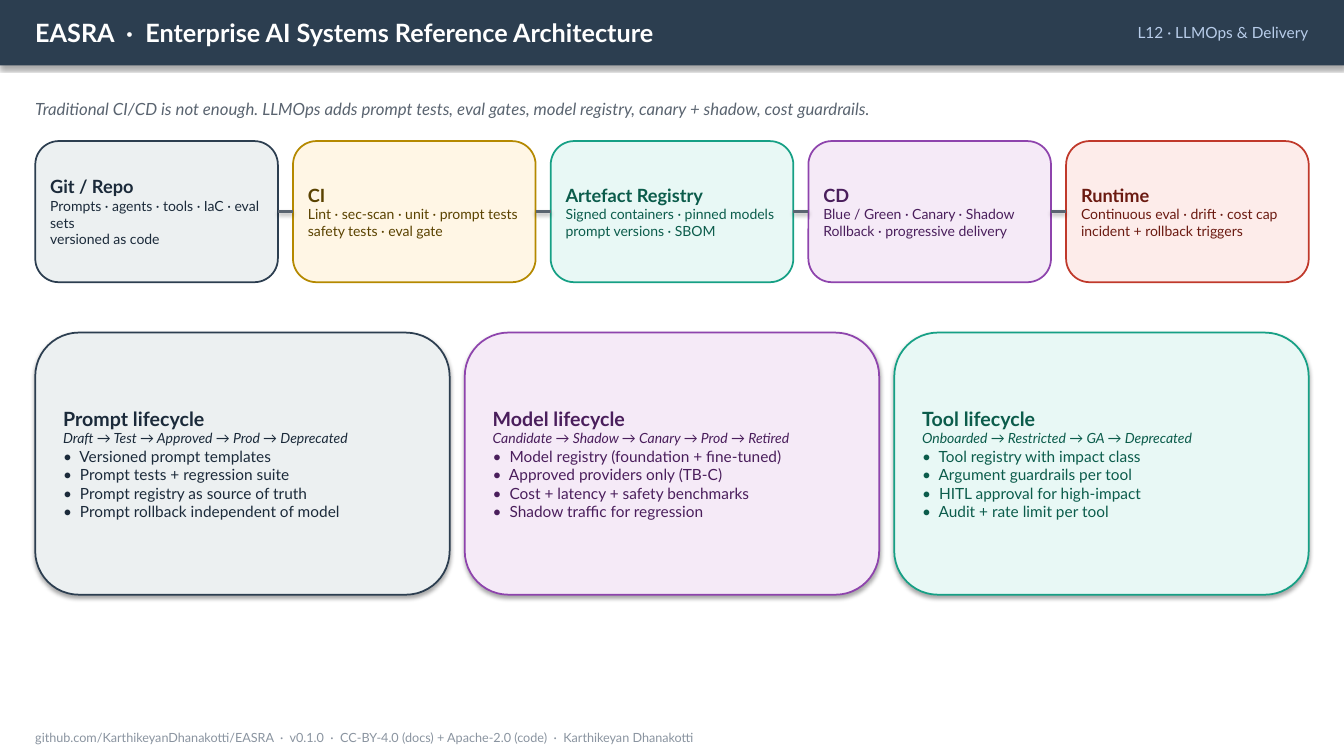
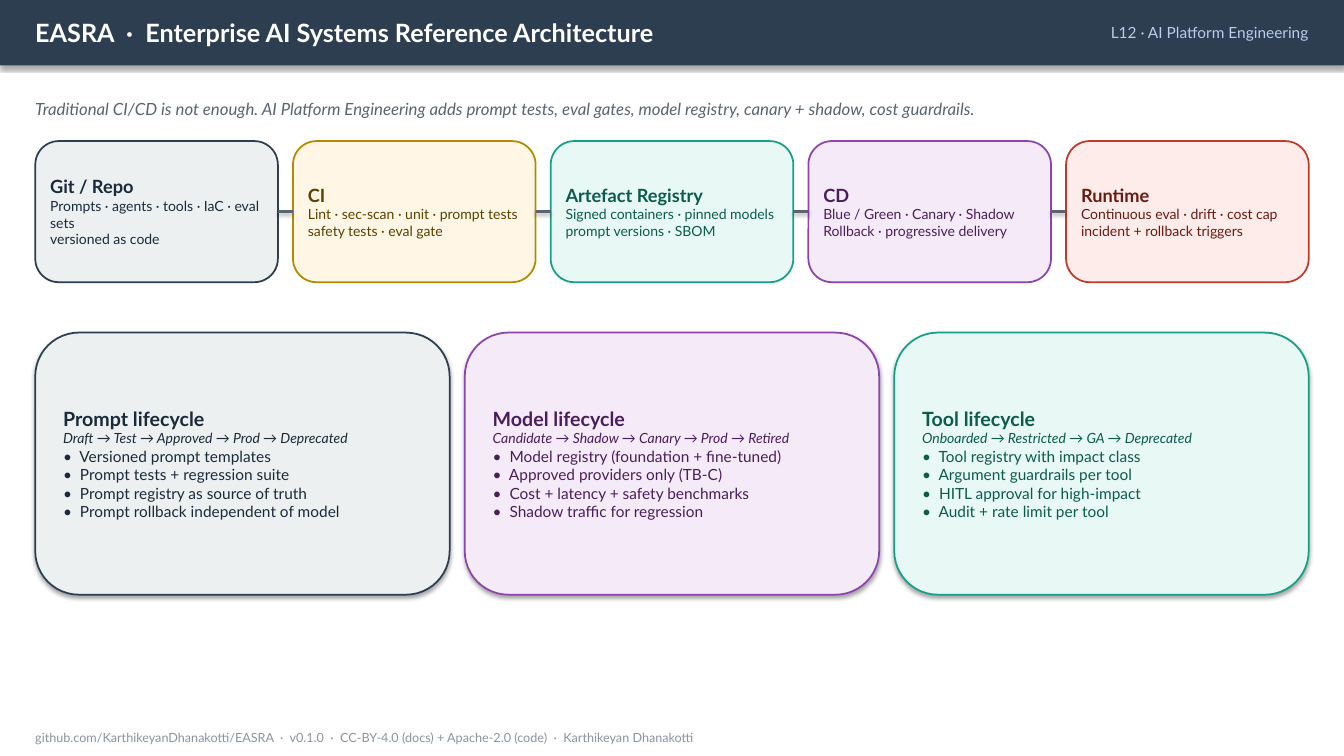
Before and after one commit to KarthikeyanDhanakotti/EASRA, a slide deck: slide 14 of conference/EASRA-LinkedIn-Carousel.pptx. Drawn at 1344x756 pixels with LibreOffice and Linux fonts; fonts in the diff are those of the drawing. Boxes give left, top, right and bottom in pixels: in the first picture for what was removed or moved away, otherwise in the second. Text is boxed around its words. In the diff, an @@ line names an element or a change of style, - is before the commit and + after.

Commit message:
polish(v4): reviewer feedback - 'reference architecture' not 'standard' + L12 renamed to AI Platform Engineering + Bronze/Silver/Gold/Platinum conformance
Reviewer round 3 polish before publish:

- CAROUSEL: drop 'standard' claim (cover badge, hero subtitle, CTA slide). Now reads 'Open Reference Architecture'. Keeps factual 'Standards-aligned' where it means aligned WITH external standards (NIST/ISO/EU AI Act/OWASP/MITRE).

- CAROUSEL: rename layer L12 'LLMOps & Delivery' -> 'AI Platform Engineering' (future-proofs for multimodal, diffusion, speech, reasoning models). Applied on layer index, on the AI Platform slide, on ADR slide references, and on the three-planes bullet.

- README: drop 'open architecture standard' claim -> 'open reference architecture'.

- ROADMAP: add Bronze / Silver / Gold / Platinum conformance levels section (replaces earlier Baseline/Regulated/Safety-critical framing).

```diff
--- a/conference/EASRA-LinkedIn-Carousel.pptx
+++ b/conference/EASRA-LinkedIn-Carousel.pptx
@@ text at <box>1111,26,1308,41</box>: text changed @@
-L12 · LLMOps & Delivery
+L12 · AI Platform Engineering
@@ text at <box>35,102,974,118</box>: text changed @@
-Traditional CI/CD is not enough. LLMOps adds prompt tests, eval gates, model registry, canary + shadow, cost guardrails.
+Traditional CI/CD is not enough. AI Platform Engineering adds prompt tests, eval gates, model registry, canary + shadow, cost guardrails.
```
Also in this commit, not shown: 6 other slides changed, 12 other files.
